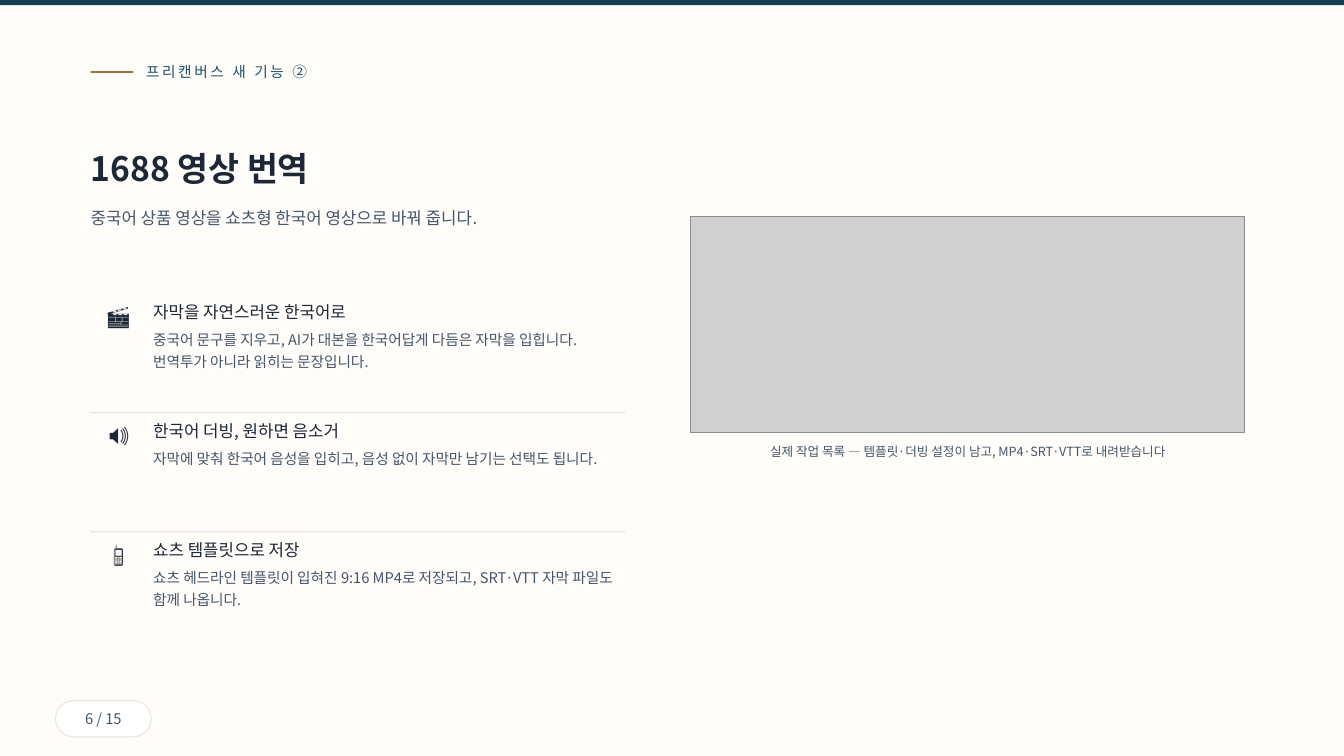
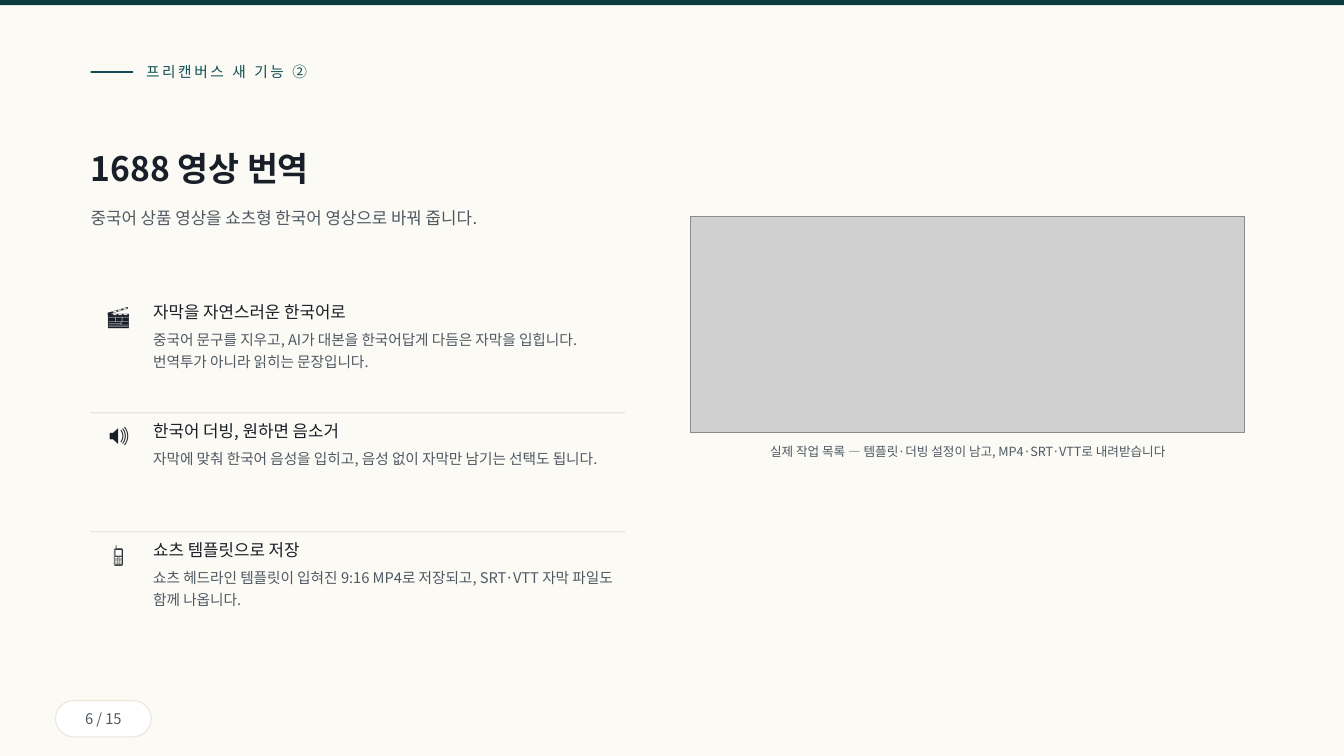
Before and after one commit to ramiteacher/searchmaster-x-freecanvas, a slide deck: slide 6 of slides.pptx. Drawn at 1344x756 pixels with LibreOffice and Linux fonts; fonts in the diff are those of the drawing; grey boxes stand for pictures. Boxes give left, top, right and bottom in pixels: in the first picture for what was removed or moved away, otherwise in the second. Text is boxed around its words. In the diff, an @@ line names an element or a change of style, - is before the commit and + after.

```diff
--- a/slides.pptx
+++ b/slides.pptx
@@ rectangle at <box>0,0,1344,756</box>: fill #FFFDF9 to #FCFAF4 @@
@@ rectangle at <box>0,0,1344,5</box>: fill #173F54 to #0B3B3F @@
@@ rectangle at <box>91,71,133,73</box>: fill #9A7440 to #0F4E53 @@
@@ text "프리캔버스 새 기능 ②" at <box>146,64,307,79</box>: text colour #1F5068 to #0F4E53 @@
```
Also in this commit, not shown: 14 other slides changed, 1 other file.
